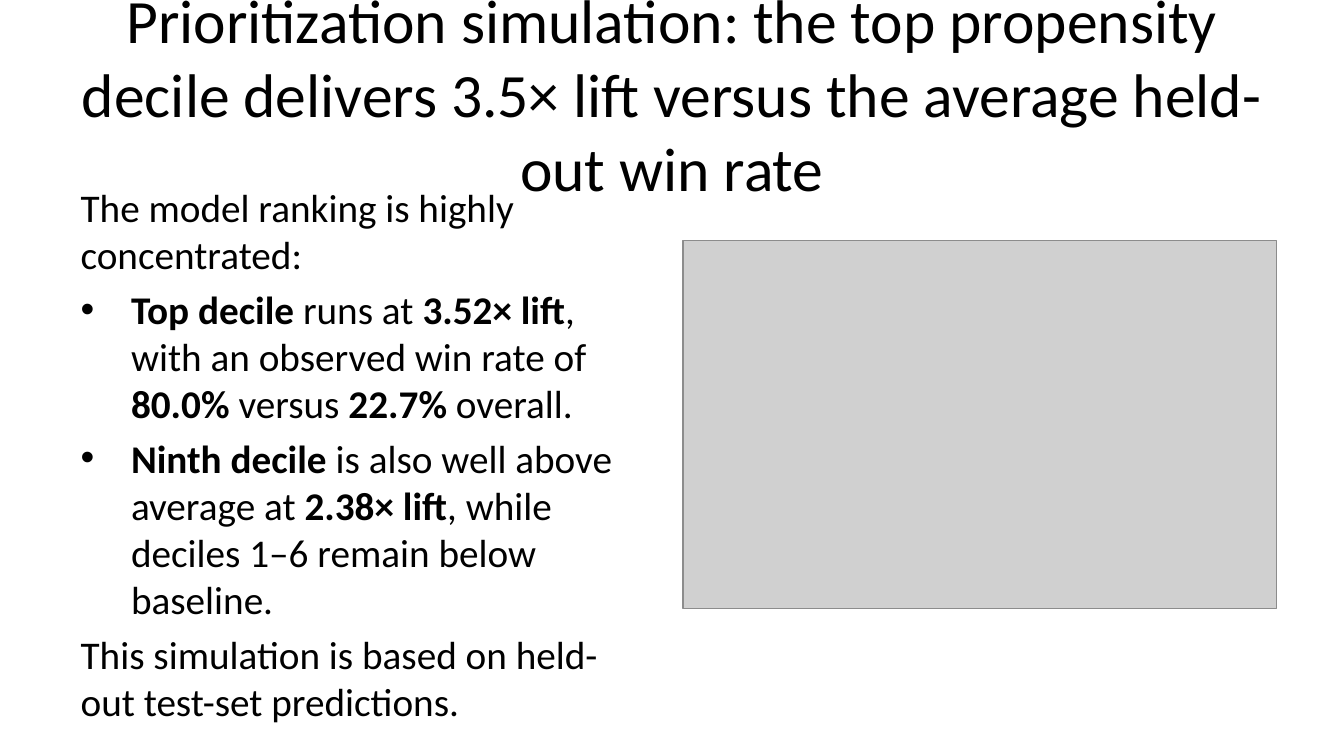
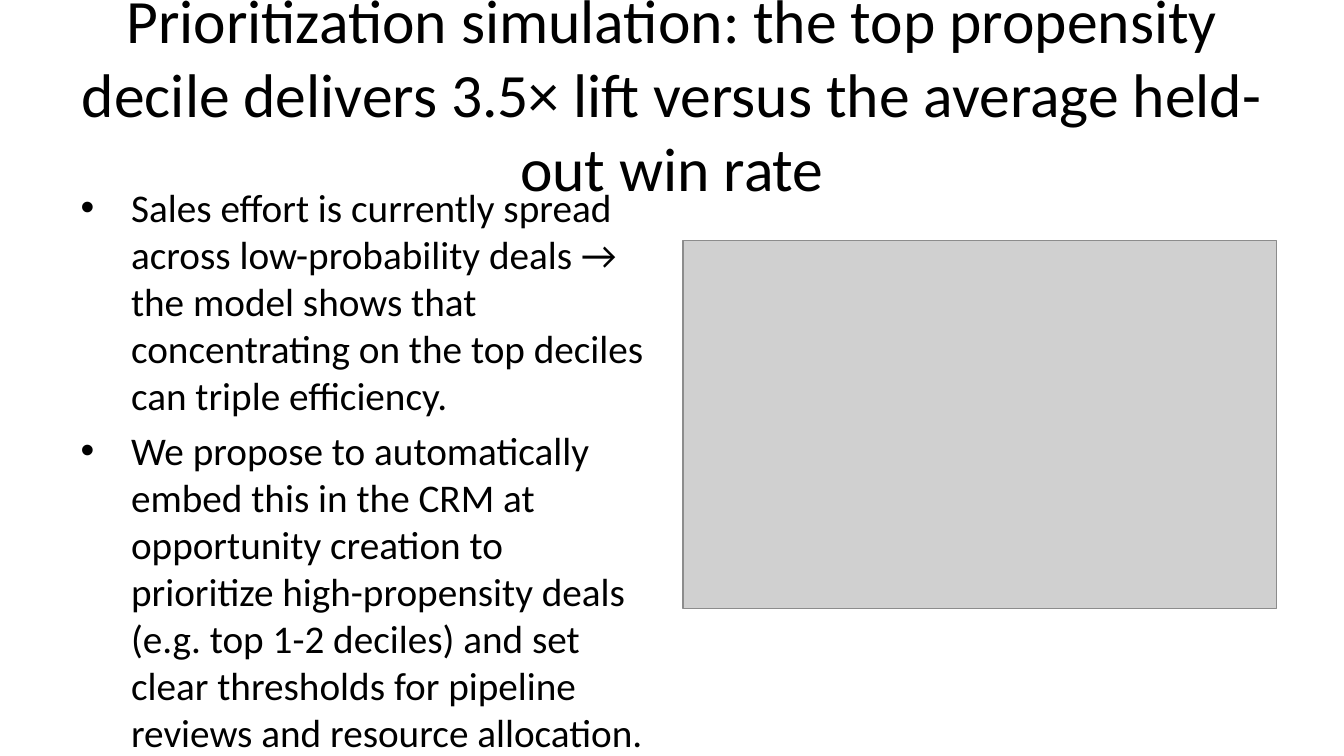
Before and after one commit to mrbungie/mib_cars_analysis, a slide deck: slide 19 of slidedeck/presentation.pptx. Drawn at 1344x756 pixels with LibreOffice and Linux fonts; fonts in the diff are those of the drawing; grey boxes stand for pictures. Boxes give left, top, right and bottom in pixels: in the first picture for what was removed or moved away, otherwise in the second. Text is boxed around its words. In the diff, an @@ line names an element or a change of style, - is before the commit and + after.

```diff
--- a/slidedeck/presentation.pptx
+++ b/slidedeck/presentation.pptx
@@ text at (131, 189, 643, 748): text changed @@
-The model ranking is highly concentrated:
-• Top decile runs at 3.52× lift, with an observed win rate of 80.0% versus 22.7% overall.
-• Ninth decile is also well above average at 2.38× lift, while deciles 1–6 remain below baseline.
+• Sales effort is currently spread across low-probability deals → the model shows that concentrating on the top deciles can triple efficiency.
+• We propose to automatically embed this in the CRM at opportunity creation to prioritize high-propensity deals (e.g. top 1-2 deciles) and set clear thresholds for pipeline reviews and resource allocation.
```
Also in this commit, not shown: 4 other slides changed, 1 slide added, 2 other files.
